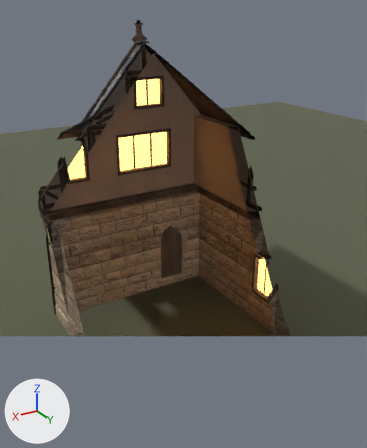
One commit to the Blender file GameClient/ArtSource/Silverbrook/Townhouse1/SilverbrookTownhouse1.blend: the scene before it, then after it.
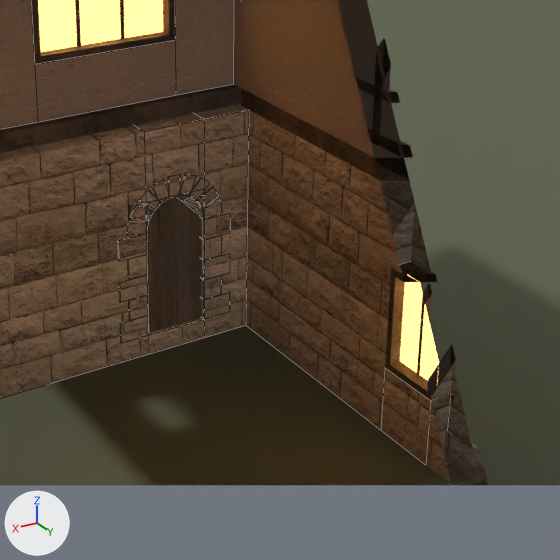
There are two pictures of each version: one whole from a 50 mm lens placed at (6.92, 11.88, 9.39), pointed at (0.03, 0.4, 3.65), one close up on the part from 29% to 87% of the width and 34% to 81% of the height. Every picture has the same lights, and +X, +Y and +Z are marked at lower left. The last two pictures show the newer version. The close-ups show mesh edges as thin lines. Everything nearer to the camera than a plane just in front of the edit is cut away.

The first close-up shows 'Ground', 'SM_SBTownhouse1_Details', 'SM_SBTownhouse1_Details_Door1', 'SM_SBTownhouse1_Masonry', 'SM_SBTownhouse1_Plaster', 'SM_SBTownhouse1_Timber'.
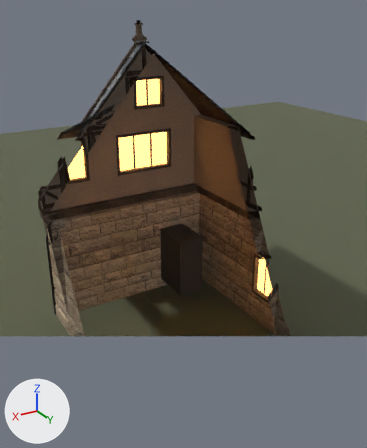
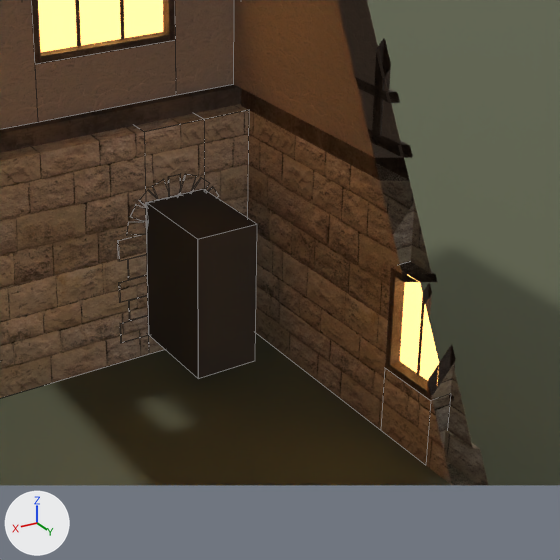
What differs and where, as boxes [x1, y1, x2, y2] in the close-ups (560 x 560 px):
```json
{"object": "SM_SBTownhouse1_EntryRooms", "change": "added", "after": [146, 189, 257, 378]}
{"object": "SM_SBTownhouse1_Details_Door1", "change": "unchanged, covered by the edit", "before": [147, 196, 202, 333]}
```

The change, as JSON lines over the scene's bpy script:
```json
{"op": "add", "block": "mat_sb_entryroom", "code": ["mat_sb_entryroom = principled_material('SB_EntryRoom')", "mat_sb_entryroom.base_color = (0.05, 0.045, 0.04)  # dark grey #3f3c38", "mat_sb_entryroom.roughness = 0.95"]}
{"op": "add", "block": "me_sm_sbtownhouse1_entryrooms", "code": ["me_sm_sbtownhouse1_entryrooms = bpy.data.meshes.new('SM_SBTownhouse1_EntryRooms')", "me_sm_sbtownhouse1_entryrooms.from_pydata([(-1.58, -1.05, 0.3), (-0.7, -1.05, 0.3), (-0.7, -1.05, 2.3), (-1.58, -1.05, 2.3), (-1.58, -2.44, 0.3), (-1.58, -1.05, 0.3), (-1.58, -1.05, 2.3), (-1.58, -2.44, 2.3), (-0.7, -2.44, 2.3), (-0.7, -1.05, 2.3), (-0.7, -1.05, 0.3), (-0.7, -2.44, 0.3), (-1.58, -2.44, 0.3), (-0.7, -2.44, 0.3), (-0.7, -1.05, 0.3), (-1.58, -1.05, 0.3), (-1.58, -1.05, 2.3), (-0.7, -1.05, 2.3), (-0.7, -2.44, 2.3), (-1.58, -2.44, 2.3)], [], [(0, 1, 2, 3), (4, 5, 6, 7), (8, 9, 10, 11), (12, 13, 14, 15), (16, 17, 18, 19)])", "me_sm_sbtownhouse1_entryrooms.materials.append(mat_sb_entryroom)  # dark grey #3f3c38"]}
{"op": "add", "block": "ob_sm_sbtownhouse1_entryrooms", "code": ["ob_sm_sbtownhouse1_entryrooms = bpy.data.objects.new('SM_SBTownhouse1_EntryRooms', me_sm_sbtownhouse1_entryrooms)", "ob_sm_sbtownhouse1_entryrooms.location = (0.0, 0.0, 0.0)"]}
```
